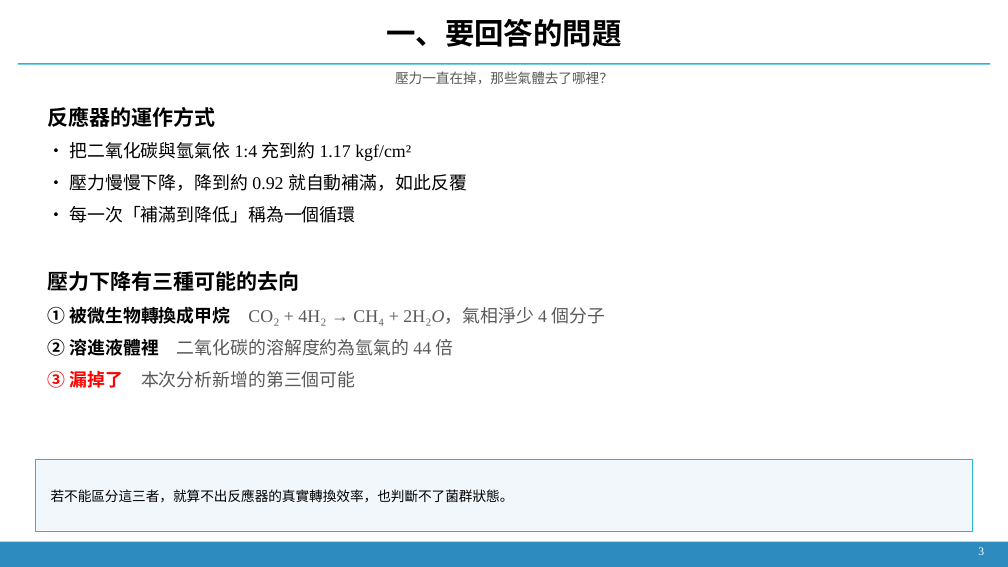
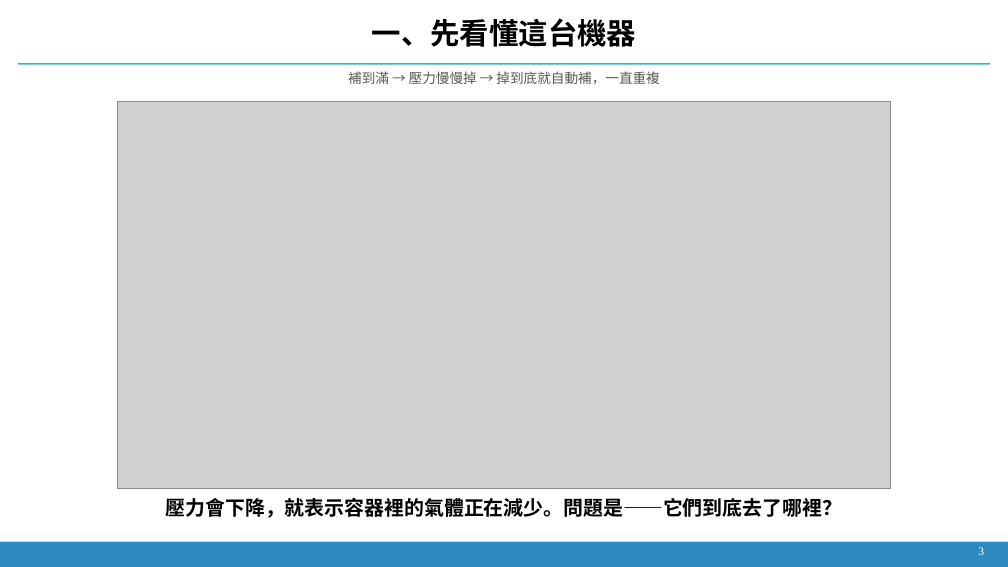
Before and after one commit to Yutou0601/Bioreactor-Edge-AI, a slide deck: slide 2 of docs/decks/簡報_2026-09-21_氫氣流失與壓降歸因.pptx. Drawn at 1008x567 pixels with LibreOffice and Linux fonts; fonts in the diff are those of the drawing; grey boxes stand for pictures. Boxes give left, top, right and bottom in pixels: in the first picture for what was removed or moved away, otherwise in the second. Text is boxed around its words. In the diff, an @@ line names an element or a change of style, - is before the commit and + after.

```diff
--- a/docs/decks/簡報_2026-09-21_氫氣流失與壓降歸因.pptx
+++ b/docs/decks/簡報_2026-09-21_氫氣流失與壓降歸因.pptx
@@ text at [372, 18, 636, 47]: text changed @@
-一、要回答的問題
+一、先看懂這台機器
@@ text at [348, 71, 659, 84]: text changed @@
-壓力一直在掉，那些氣體去了哪裡？
+補到滿 → 壓力慢慢掉 → 掉到底就自動補，一直重複
@@ text removed at [48, 107, 606, 388] @@
-反應器的運作方式
-• 把二氧化碳與氫氣依 1:4 充到約 1.17 kgf/cm²
-• 壓力慢慢下降，降到約 0.92 就自動補滿，如此反覆
-• 每一次「補滿到降低」稱為一個循環
-壓力下降有三種可能的去向
-① 被微生物轉換成甲烷 CO₂ + 4H₂ → CH₄ + 2H₂O，氣相淨少 4 個分子
-② 溶進液體裡 二氧化碳的溶解度約為氫氣的 44 倍
-③ 漏掉了 本次分析新增的第三個可能
@@ picture added at [117, 101, 892, 488] @@
@@ rectangle removed at [36, 460, 972, 531] @@
@@ text removed at [51, 489, 514, 503] @@
-若不能區分這三者，就算不出反應器的真實轉換效率，也判斷不了菌群狀態。
@@ text added at [166, 498, 843, 518], 19 pt, text #000000, bold @@
+壓力會下降，就表示容器裡的氣體正在減少。問題是——它們到底去了哪裡？
```
Also in this commit, not shown: 12 other slides changed, 3 slides added, 22 other files.
